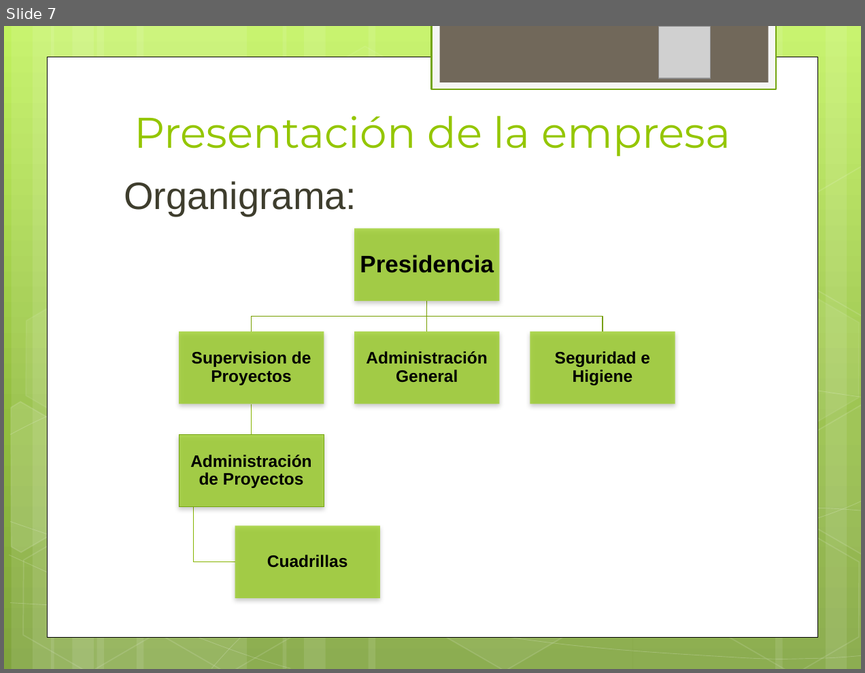
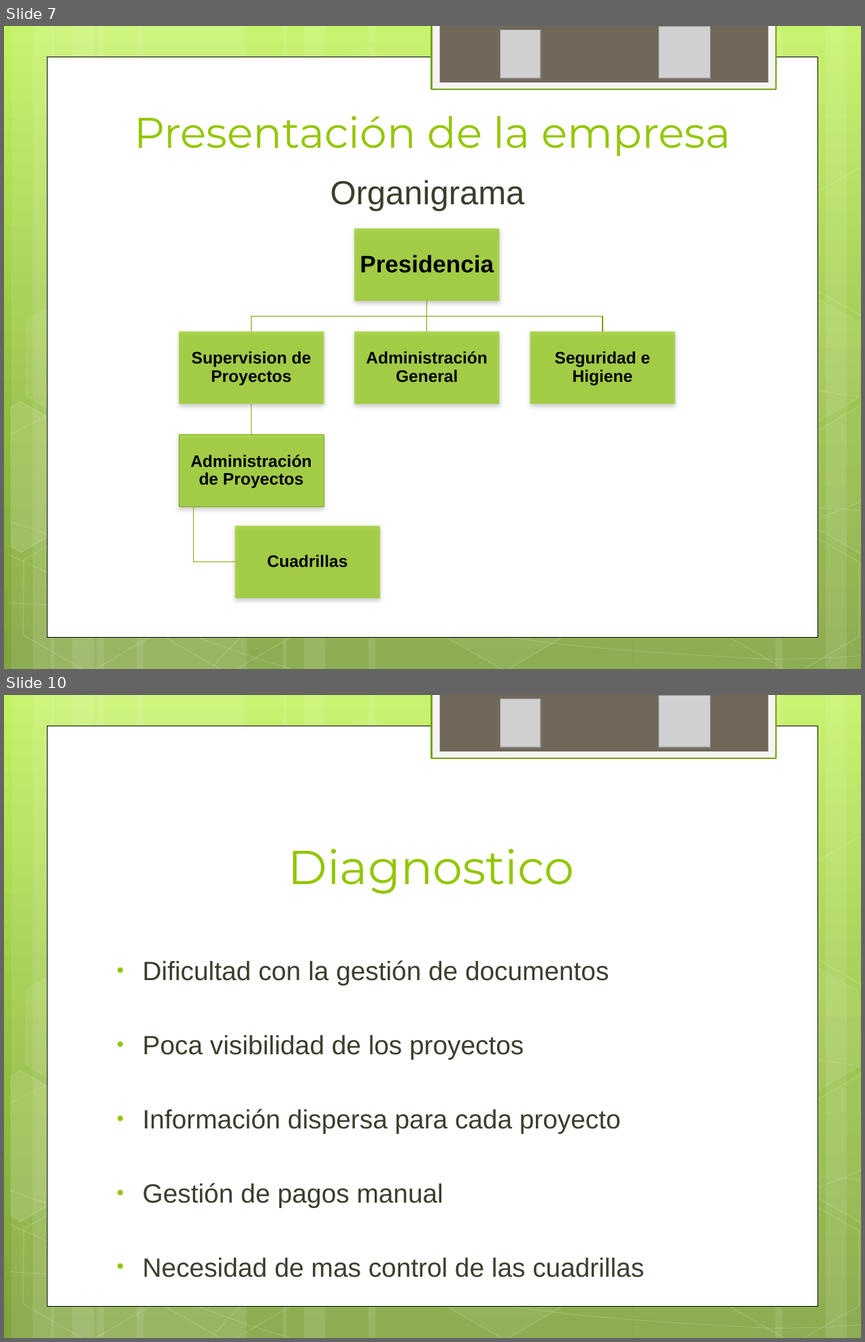
Before and after one commit to ptissera/habilitacion-profesional-2012-4k4, a slide deck: Documentacion/Informe Preliminar/Presentacion Informe Preliminar.pptx. Shown one above the other, each under a label of ours: slide 7 before the commit, slides 7 and 10 after it; the slides between them are not shown. The pictures are 865x673 and 865x1342 pixels, drawn with LibreOffice and Linux fonts; fonts in the diff are those of the drawing; grey boxes stand for pictures. Boxes give left, top, right and bottom in pixels: in the first picture for what was removed or moved away, otherwise in the second. Text is boxed around its words. In the diff, an @@ line names an element or a change of style, - is before the commit and + after.

Commit message:
aqui va el Diagnostico y la Propuesta.

```diff
--- a/Documentacion/Informe Preliminar/Presentacion Informe Preliminar.pptx
+++ b/Documentacion/Informe Preliminar/Presentacion Informe Preliminar.pptx
@@ slide 10 added at [4, 695, 861, 1338], background gradient #C3F35F to #93BF3F to #81A53E; not listed: 31 template elements that a slide beside it also shows @@
@@ picture added at [500, 698, 541, 747] @@
@@ picture added at [659, 696, 711, 748] @@
@@ title added at [288, 849, 574, 894], 40 pt, text #94C600 @@
+Diagnostico
@@ text added at [143, 960, 644, 1277], 22.2 pt, text #3E3D2D @@
+• Dificultad con la gestión de documentos
+• Poca visibilidad de los proyectos
+• Información dispersa para cada proyecto
+• Gestión de pagos manual
+• Necesidad de mas control de las cuadrillas
@@ slide 7 changed as well @@
@@ picture added at [500, 29, 541, 78] @@
@@ text at [330, 180, 525, 211]: text changed; size 32 to 28 pt @@
-Organigrama:
+Organigrama
```
Also in this commit, not shown: 14 other slides changed, 2 other slides added, 4 slides removed.
